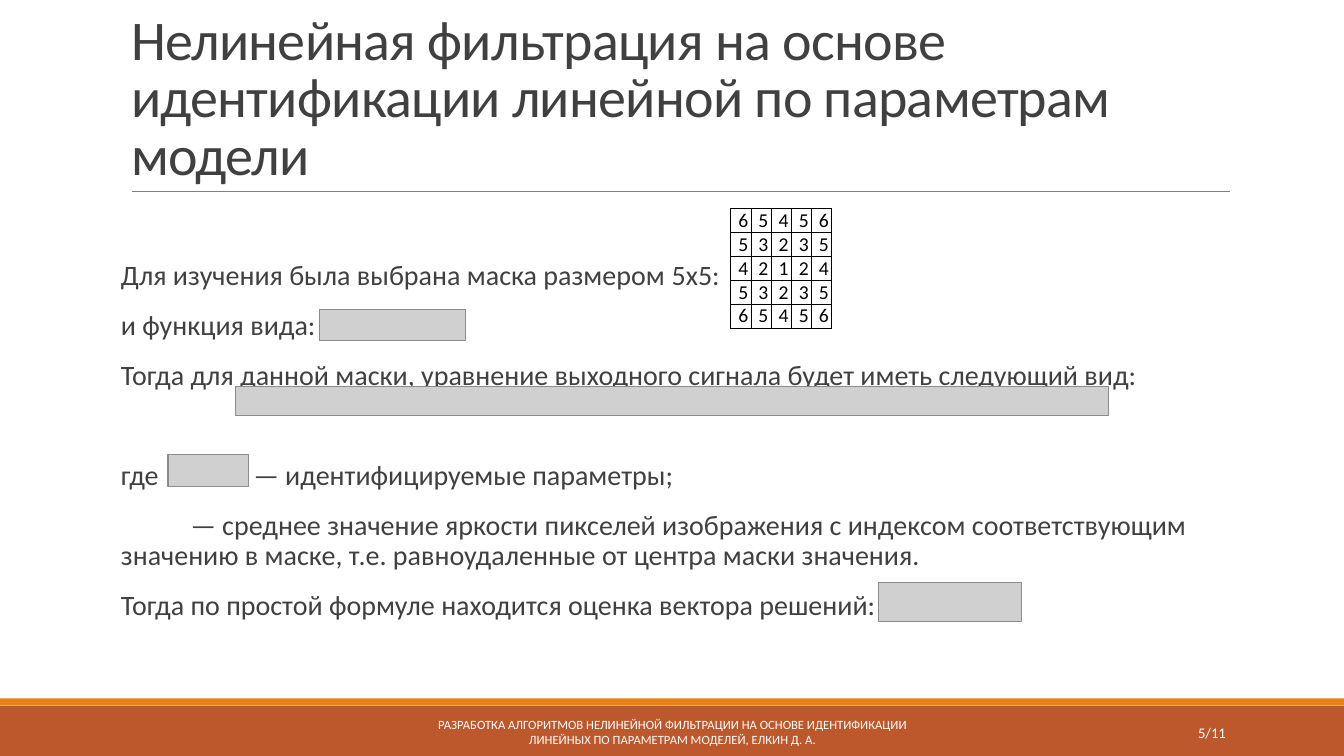
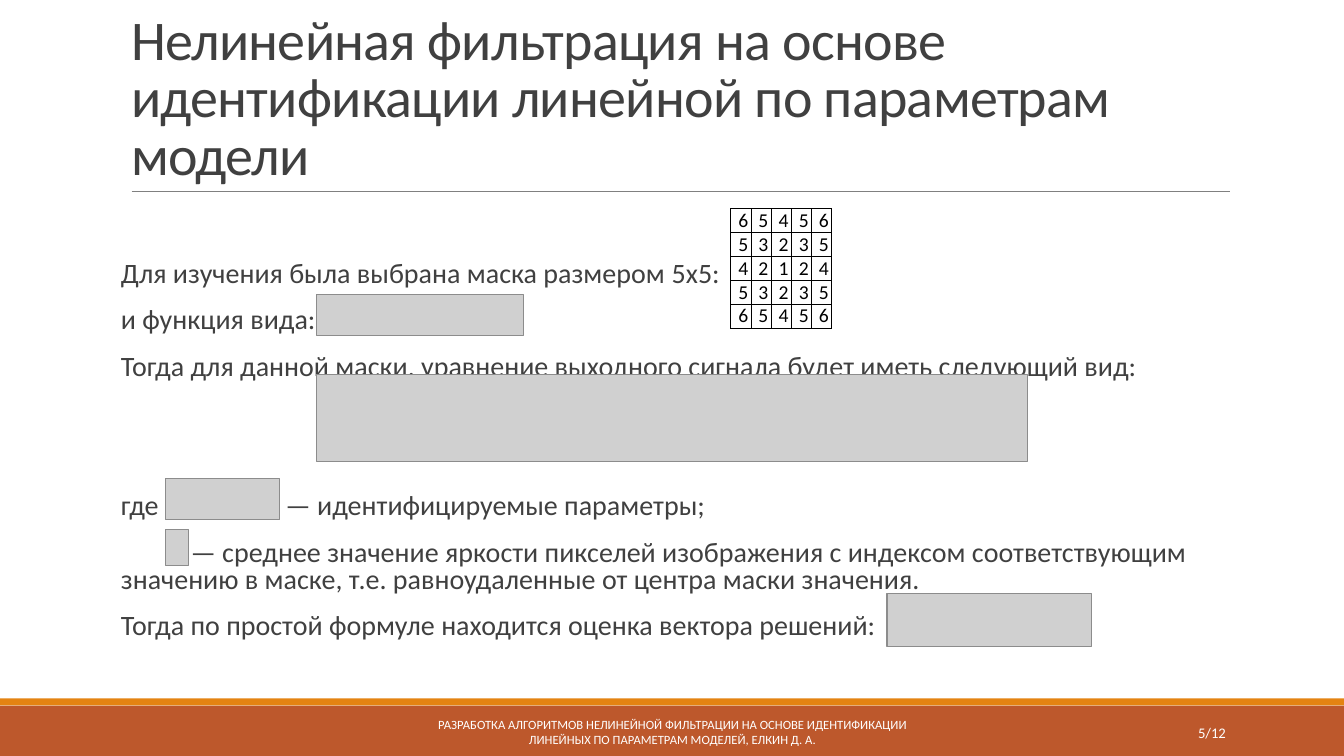
Before and after one commit to DenisYelkin/diploma, a slide deck: slide 5 of Диплом/170614-08-Елкин.pptx. Drawn at 1344x756 pixels with LibreOffice and Linux fonts; fonts in the diff are those of the drawing; grey boxes stand for pictures; background and template pictures are left out. Boxes give left, top, right and bottom in pixels: in the first picture for what was removed or moved away, otherwise in the second. Text is boxed around its words. In the diff, an @@ line names an element or a change of style, - is before the commit and + after.

Commit message:
Changes in presentations

```diff
--- a/Диплом/170614-08-Елкин.pptx
+++ b/Диплом/170614-08-Елкин.pptx
@@ text "Для изучения была выбрана маска ..." at <box>121,264,1186,640</box>: line spacing 0.9 to 0.8 @@
@@ picture: place and size @@
-picture at <box>320,310,466,340</box>
+picture at <box>317,294,523,336</box>
@@ picture: place and size @@
-picture at <box>235,386,1109,415</box>
+picture at <box>317,375,1027,462</box>
@@ picture added at <box>165,479,279,520</box> @@
@@ picture removed at <box>168,455,249,486</box> @@
@@ picture added at <box>165,529,189,566</box> @@
@@ picture: place and size @@
-picture at <box>879,583,1022,622</box>
+picture at <box>887,594,1092,646</box>
@@ page number at <box>1198,728,1226,739</box>: text changed @@
-5/11
+5/12
```
Also in this commit, not shown: 3 other slides changed, 1 slide added, 5 other files.
